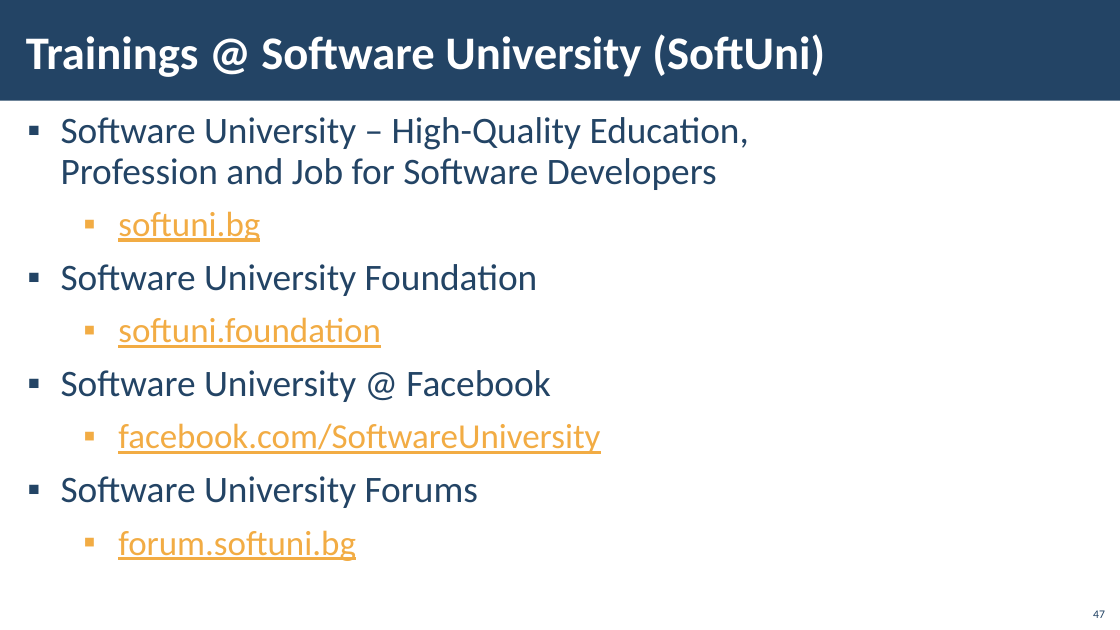
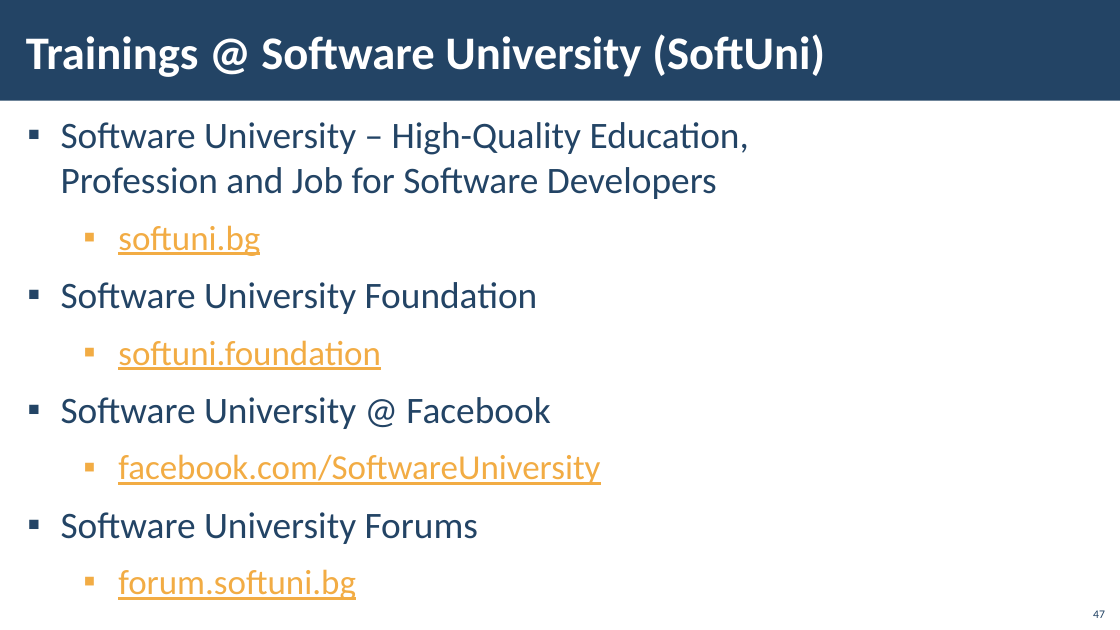
Before and after one commit to NikolayKostadinov/SoftUni, a slide deck: slide 47 of Java Advanced/Documents/Presentations/01. Java-Advanced-Stacks-And-Queues.pptx. Drawn at 1120x630 pixels with LibreOffice and Linux fonts; fonts in the diff are those of the drawing; background and template pictures are left out. Boxes give left, top, right and bottom in pixels: in the first picture for what was removed or moved away, otherwise in the second. Text is boxed around its words. In the diff, an @@ line names an element or a change of style, - is before the commit and + after.

```diff
--- a/Java Advanced/Documents/Presentations/01. Java-Advanced-Stacks-And-Queues.pptx
+++ b/Java Advanced/Documents/Presentations/01. Java-Advanced-Stacks-And-Queues.pptx
@@ text "Software University – High-Quality Education, ..." at (61, 122, 749, 600): line spacing 0.9 to 1 @@
```
Also in this commit, not shown: 1 other slide changed, 7 other files.
